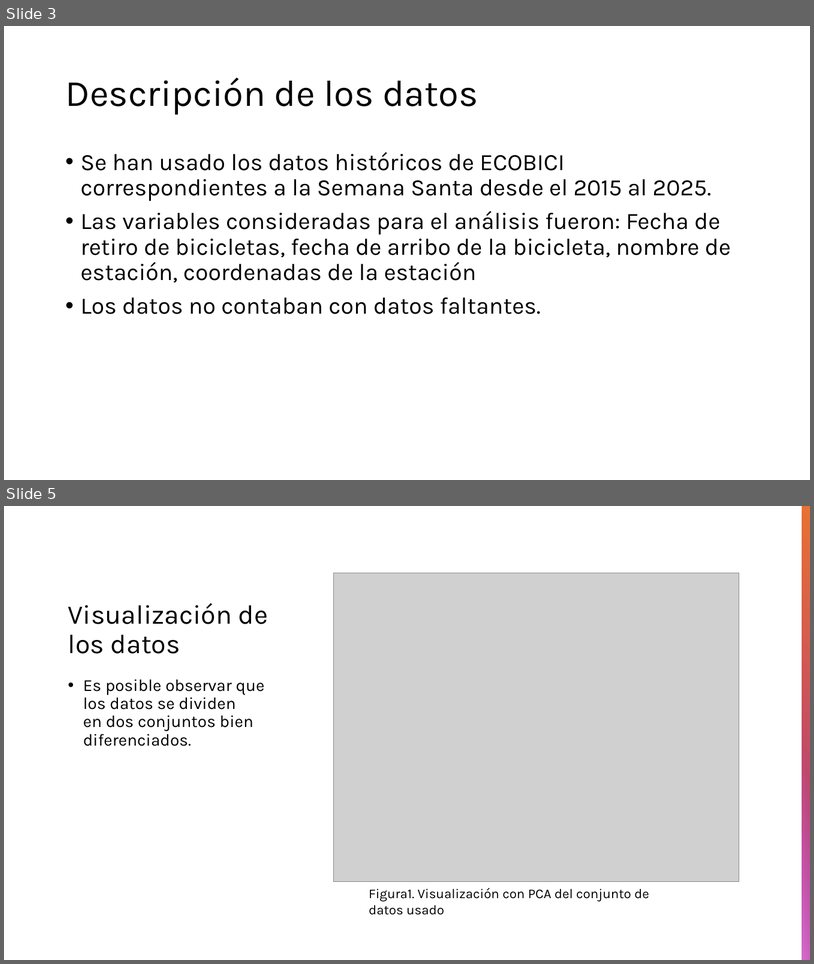
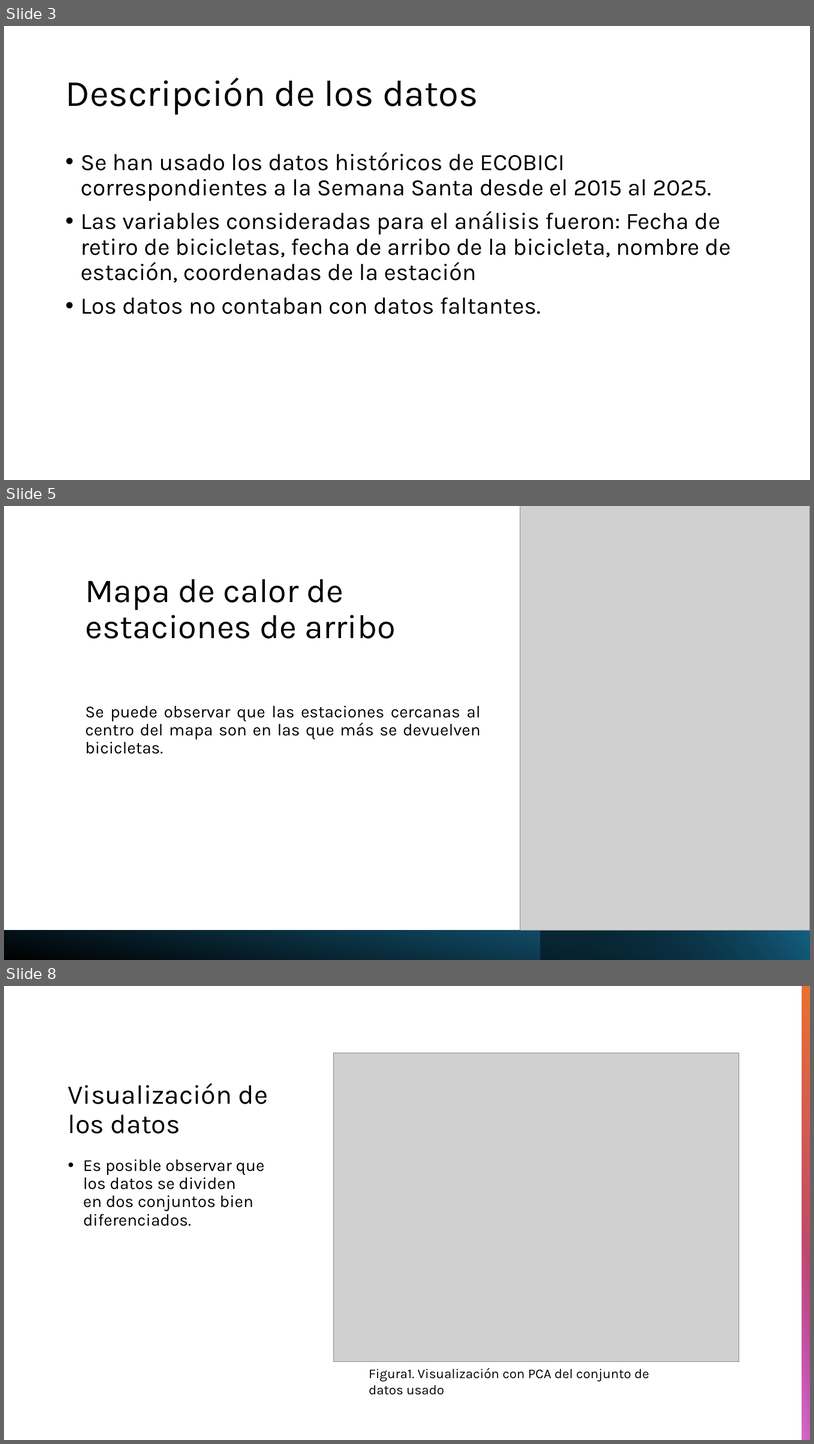
Before and after one commit to Ari-Castellanos/Proyecto-1-Seminario-2, a slide deck: Proyecto1_Seminario2.pptx. Shown one above the other, each under a label of ours: slides 3 and 5 before the commit, slides 3, 5 and 8 after it; the slides between them are not shown. The pictures are 814x964 and 814x1444 pixels, drawn with LibreOffice and Linux fonts; fonts in the diff are those of the drawing; grey boxes stand for pictures. Boxes give left, top, right and bottom in pixels: in the first picture for what was removed or moved away, otherwise in the second. Text is boxed around its words. In the diff, an @@ line names an element or a change of style, - is before the commit and + after.

```diff
--- a/Proyecto1_Seminario2.pptx
+++ b/Proyecto1_Seminario2.pptx
@@ slide 5 added at (x1=4, y1=506, x2=810, y2=960), background #FFFFFF @@
@@ picture added at (x1=521, y1=506, x2=810, y2=930) @@
@@ title added at (x1=85, y1=579, x2=396, y2=639), 40 pt, text #000000 @@
+Mapa de calor de estaciones de arribo
@@ text added at (x1=85, y1=705, x2=481, y2=754), 20 pt, text #000000 @@
+Se puede observar que las estaciones cercanas al centro del mapa son en las que más se devuelven bicicletas.
@@ rectangle added at (x1=4, y1=930, x2=810, y2=960), fill gradient #000000 to #104862 @@
@@ rectangle added at (x1=541, y1=930, x2=810, y2=960), fill gradient #000000 to #156082 @@
@@ what was slide 5 is now slide 8 @@
```
Also in this commit, not shown: 2 slides changed, 3 other slides added, 1 slide removed, 1 other file.
